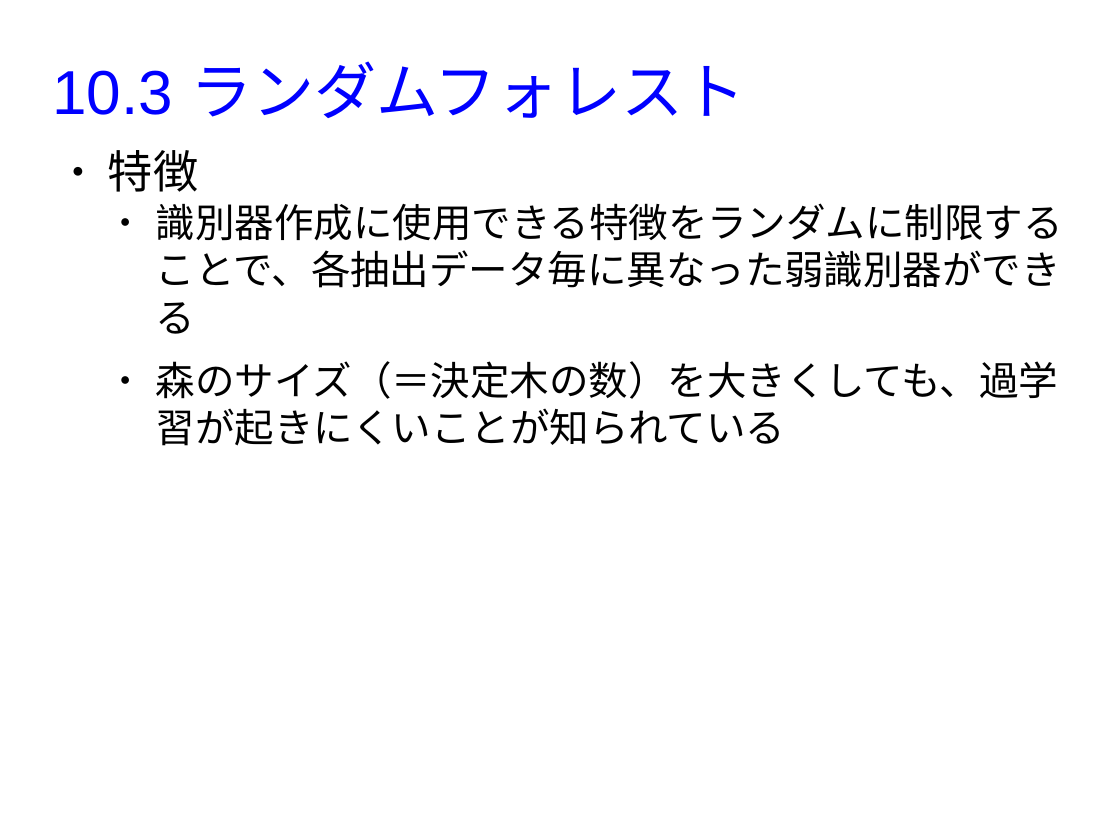
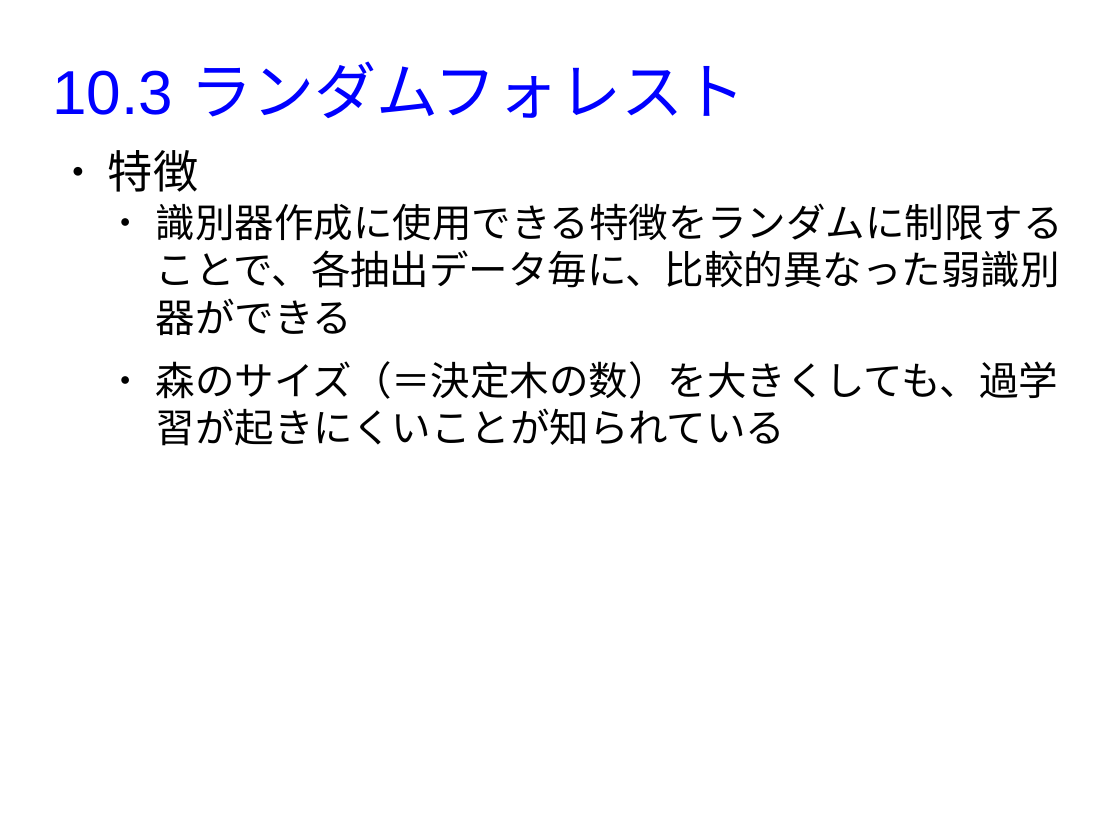
Before and after one commit to MasahiroAraki/MachineLearning, a slide deck: slide 9 of slides/chap10.odp. Drawn at 1120x840 pixels with LibreOffice and Linux fonts; fonts in the diff are those of the drawing. Boxes give left, top, right and bottom in pixels: in the first picture for what was removed or moved away, otherwise in the second. Text is boxed around its words. In the diff, an @@ line names an element or a change of style, - is before the commit and + after.

```diff
--- a/slides/chap10.odp
+++ b/slides/chap10.odp
@@ text at (156,203,1063,336): text changed @@
-  ● 識別器作成に使用できる特徴をランダムに制限することで、各抽出データ毎に異なった弱識別器ができる
+  ● 識別器作成に使用できる特徴をランダムに制限することで、各抽出データ毎に、比較的異なった弱識別器ができる
```
Also in this commit, not shown: 11 other slides changed, 3 other files.
